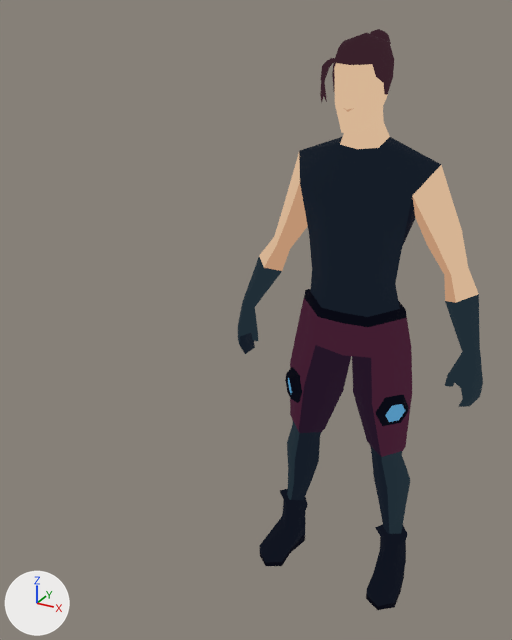
The glTF model Assets/player/scifi-character.glb: old version first, new version second.
The view is the same before and after, from a camera (50 mm lens) standing at (0.83, -2.26, 2.13) and looking at (-0.2, -0.39, 1.19). Arrows for +X, +Y and +Z are at lower left; the lights stay in place. The picture after the commit comes second. Where no turn or scale is listed for an object, it has been applied to the vertices.

The first picture shows 'Char', 'Hair', 'LegAugment'.
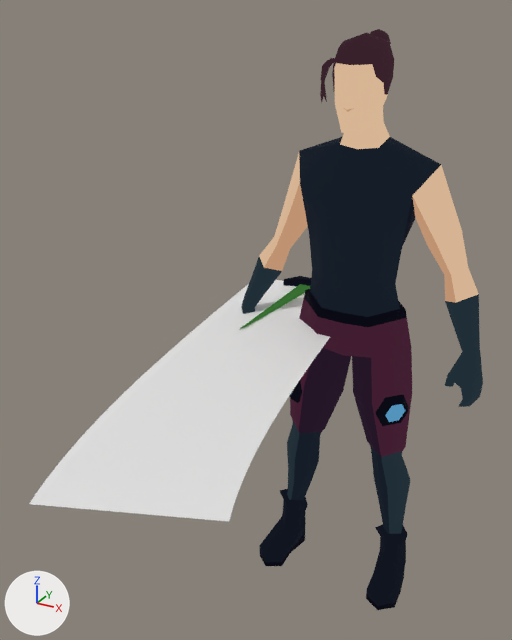
Boxes [x1, y1, x2, y2] around the edits, measured in the pictures (512 x 640 px):
'DaggerTrail', added
    after: [29, 280, 330, 522]
'Dagger', added
    after: [240, 276, 311, 329]

Patch to the scene script:
```diff
--- a/Assets/player/scifi-character.glb.py
+++ b/Assets/player/scifi-character.glb.py
@@ me_nurbspath_002 @@
+me_nurbspath_002.from_pydata(...)  # 216 vertices, 284 faces; spans x -0.57..0.15, y -1.32..0.35, z 1.05
@@ me_circle @@
+me_circle.from_pydata(...)  # 56 vertices, 100 faces; spans x -0.101..0.088, y -0.618..0.152, z -0.035..0.036
+me_circle.materials.append(mat_material_003)
@@ ob_daggertrail @@
+ob_daggertrail = bpy.data.objects.new('DaggerTrail', me_nurbspath_002)
+ob_daggertrail.location = (0.0, 0.0, 0.0)
@@ ob_dagger @@
+ob_dagger = bpy.data.objects.new('Dagger', me_circle)
+ob_dagger.location = (-0.326, 0.393, 1.058)
```
